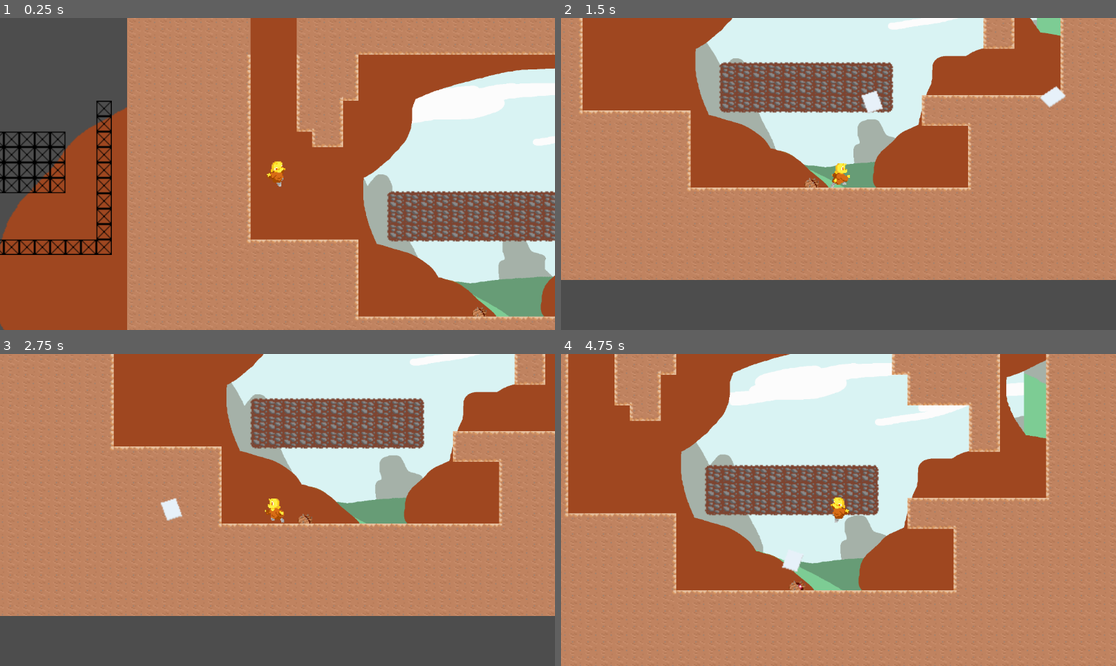
Above: before the commit, frames 1-4 (two rows, left to right).
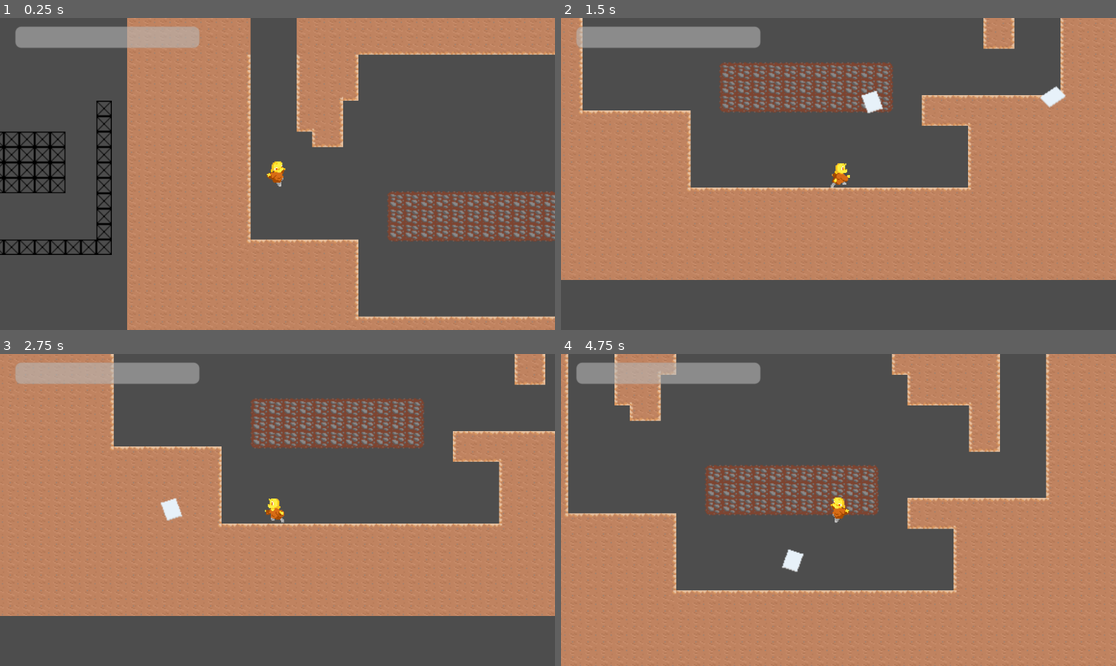
Above: after the commit, the same moments.

Repository: SephyTCD/MetroidVania
Game: Godot game, scene res://Map.tscn
The game is run twice, just before and just after one commit, with the same random seed, the same clock (stepped at 60 frames per second) and the same inputs. The engine's default icon, where the game draws it, is replaced by a stand-in: a white triangle on a blue panel in a dark square.
Inputs:
- Up to frame 1 (0.25 s): no input
- Up to frame 2 (1.5 s): hold Right (ui_right) from 0.53 s (still down); tap X (shoot) at 0.6, 1.35 s; tap Z (jump) at 0.77 s
- Up to frame 3 (2.75 s): tap Z (jump) at 1.52 s; release Right (ui_right) at 2.03 s; hold Left (ui_left) from 2.03 s (still down); hold Shift (wallRun) from 2.03 s (still down); tap X (shoot) at 2.3 s
- Up to frame 4 (4.75 s): release Left (ui_left) at 2.78 s; release Shift (wallRun) at 2.78 s; hold Right (ui_right) 2.78-4.28 s; tap X (shoot) at 2.85, 3.6, 4.55 s; tap Z (jump) at 3.02, 3.77, 4.52 s; hold Left (ui_left) from 4.28 s (still down); tap Shift (wallRun) at 4.35 s

The runs differ from the first frame. In frame 1, 49% of the frame differs, in the area x 0-100%, y 0-100%; in frame 2, 31%; in frame 3, 30%; in frame 4, 45%.

Commit message:
Health bar system WIP and re-organized project files

Diff:
--- a/Map.tscn
+++ b/Map.tscn
@@ -1,30 +1,31 @@
-[gd_scene load_steps=53 format=3 uid="uid://b8prbppycg8dh"]
-
-[ext_resource type="Texture2D" uid="uid://cdq38mn13u7w0" path="res://assets/tile.png" id="1_3j5l6"]
-[ext_resource type="Texture2D" uid="uid://cnrr0xl4r6wco" path="res://assets/pathBLcorner.png" id="2_13p5e"]
+[gd_scene load_steps=54 format=3 uid="uid://b8prbppycg8dh"]
+
+[ext_resource type="Texture2D" uid="uid://cdq38mn13u7w0" path="res://Assets/Misc/tile.png" id="1_3j5l6"]
+[ext_resource type="Texture2D" uid="uid://cnrr0xl4r6wco" path="res://Assets/Environment/pathBLcorner.png" id="2_13p5e"]
 [ext_resource type="PackedScene" uid="uid://ycictb4iya0a" path="res://Player.tscn" id="2_q1q7t"]
 [ext_resource type="PackedScene" uid="uid://brdi6syqyxlit" path="res://basic_enemy.tscn" id="3_7pbne"]
-[ext_resource type="Texture2D" uid="uid://b5laabtwqohgy" path="res://assets/pathbottom.png" id="3_e51qv"]
-[ext_resource type="Texture2D" uid="uid://qweimvxdyyhh" path="res://assets/pathBRcorner.png" id="4_k3k0v"]
-[ext_resource type="Texture2D" uid="uid://ci3lnurdich6i" path="res://assets/pathPBLcorner.png" id="5_4ssle"]
-[ext_resource type="Texture2D" uid="uid://chxtv44oke3nv" path="res://assets/pathPBRcorner.png" id="6_16teg"]
-[ext_resource type="Texture2D" uid="uid://dyl17cj1bohxp" path="res://assets/pathPcorner.png" id="7_rotq0"]
-[ext_resource type="Texture2D" uid="uid://c7qp0vkinjepi" path="res://assets/pathPTRcorner.png" id="8_npaqo"]
-[ext_resource type="Texture2D" uid="uid://b7xrcldeihbym" path="res://assets/pathRside.png" id="9_vdbe4"]
-[ext_resource type="Texture2D" uid="uid://db3dlroeg5l8l" path="res://assets/pathTLcorner.png" id="10_iivfg"]
-[ext_resource type="Texture2D" uid="uid://cn3mbc41m4e0l" path="res://assets/pathtop.png" id="11_cqsh3"]
-[ext_resource type="Texture2D" uid="uid://cfbvknlwo6toe" path="res://assets/pathTRcorner.png" id="12_l2njc"]
-[ext_resource type="Texture2D" uid="uid://ddidhea2xsgsd" path="res://assets/rundirt.png" id="13_n4gqx"]
-[ext_resource type="Texture2D" uid="uid://bepygj6r7f35a" path="res://assets/pathLside.png" id="14_htd0v"]
-[ext_resource type="Texture2D" uid="uid://ccswdmjetk8af" path="res://assets/rundirtB.png" id="15_hwxr0"]
-[ext_resource type="Texture2D" uid="uid://ds4w07rfwunke" path="res://assets/rundirtL.png" id="16_nrf45"]
-[ext_resource type="Texture2D" uid="uid://gtp023r4202b" path="res://assets/rundirtR.png" id="17_3hrkw"]
-[ext_resource type="Texture2D" uid="uid://dc4831keovacm" path="res://assets/rundirtT.png" id="18_ng7fa"]
-[ext_resource type="Texture2D" uid="uid://de62x3drsqrtm" path="res://assets/dirt.png" id="19_vwby2"]
-[ext_resource type="Texture2D" uid="uid://bclyo8jvc273f" path="res://assets/background.png" id="22_ylgle"]
-[ext_resource type="Texture2D" uid="uid://c5tf0r5u45bbb" path="res://assets/backgroundB.png" id="23_anbtc"]
-[ext_resource type="Script" path="res://EnemyL.gd" id="24_4vx4a"]
+[ext_resource type="Texture2D" uid="uid://b5laabtwqohgy" path="res://Assets/Environment/pathbottom.png" id="3_e51qv"]
+[ext_resource type="Texture2D" uid="uid://qweimvxdyyhh" path="res://Assets/Environment/pathBRcorner.png" id="4_k3k0v"]
+[ext_resource type="Texture2D" uid="uid://ci3lnurdich6i" path="res://Assets/Environment/pathPBLcorner.png" id="5_4ssle"]
+[ext_resource type="Texture2D" uid="uid://chxtv44oke3nv" path="res://Assets/Environment/pathPBRcorner.png" id="6_16teg"]
+[ext_resource type="Texture2D" uid="uid://dyl17cj1bohxp" path="res://Assets/Environment/pathPcorner.png" id="7_rotq0"]
+[ext_resource type="Texture2D" uid="uid://c7qp0vkinjepi" path="res://Assets/Environment/pathPTRcorner.png" id="8_npaqo"]
+[ext_resource type="Texture2D" uid="uid://b7xrcldeihbym" path="res://Assets/Environment/pathRside.png" id="9_vdbe4"]
+[ext_resource type="Texture2D" uid="uid://db3dlroeg5l8l" path="res://Assets/Environment/pathTLcorner.png" id="10_iivfg"]
+[ext_resource type="Texture2D" uid="uid://cn3mbc41m4e0l" path="res://Assets/Environment/pathtop.png" id="11_cqsh3"]
+[ext_resource type="Texture2D" uid="uid://cfbvknlwo6toe" path="res://Assets/Environment/pathTRcorner.png" id="12_l2njc"]
+[ext_resource type="Texture2D" uid="uid://ddidhea2xsgsd" path="res://Assets/Environment/rundirt.png" id="13_n4gqx"]
+[ext_resource type="Texture2D" uid="uid://bepygj6r7f35a" path="res://Assets/Environment/pathLside.png" id="14_htd0v"]
+[ext_resource type="Texture2D" uid="uid://ccswdmjetk8af" path="res://Assets/Environment/rundirtB.png" id="15_hwxr0"]
+[ext_resource type="Texture2D" uid="uid://ds4w07rfwunke" path="res://Assets/Environment/rundirtL.png" id="16_nrf45"]
+[ext_resource type="Texture2D" uid="uid://gtp023r4202b" path="res://Assets/Environment/rundirtR.png" id="17_3hrkw"]
+[ext_resource type="Texture2D" uid="uid://dc4831keovacm" path="res://Assets/Environment/rundirtT.png" id="18_ng7fa"]
+[ext_resource type="Texture2D" uid="uid://de62x3drsqrtm" path="res://Assets/Environment/dirt.png" id="19_vwby2"]
+[ext_resource type="Texture2D" uid="uid://bclyo8jvc273f" path="res://Assets/Background/background.png" id="22_ylgle"]
+[ext_resource type="Texture2D" uid="uid://c5tf0r5u45bbb" path="res://Assets/Background/backgroundB.png" id="23_anbtc"]
+[ext_resource type="Script" path="res://Scripts/EnemyL.gd" id="24_4vx4a"]
 [ext_resource type="Texture2D" uid="uid://bqki7w6ht8vto" path="res://icon.svg" id="25_aweld"]
+[ext_resource type="Script" path="res://Scripts/PlayerHealthbar.gd" id="26_v8heh"]
 
 [sub_resource type="TileSetAtlasSource" id="TileSetAtlasSource_juj8c"]
 texture = ExtResource("1_3j5l6")
@@ -209,10 +210,30 @@
 format = 2
 layer_0/tile_data = PackedInt32Array(196605, 20, 0, 196606, 19, 0, 196607, 18, 0, 131072, 0, 0, 131073, 0, 0, 131074, 3 …(60197 unchanged characters)…
 
-[node name="CharacterBody2D" parent="." instance=ExtResource("2_q1q7t")]
+[node name="Player" parent="." instance=ExtResource("2_q1q7t")]
 position = Vector2(364, -96)
 
+[node name="UI" type="Control" parent="Player"]
+layout_mode = 3
+anchors_preset = 0
+offset_left = -288.0
+offset_top = -162.0
+offset_right = 288.0
+offset_bottom = 162.0
+
+[node name="PlayerHealthBar" type="ProgressBar" parent="Player/UI"]
+layout_mode = 0
+offset_left = 16.0
+offset_top = 9.0
+offset_right = 207.0
+offset_bottom = 31.0
+step = 1.0
+value = 100.0
+show_percentage = false
+script = ExtResource("26_v8heh")
+
 [node name="Area2D" type="Area2D" parent="."]
+visible = false
 position = Vector2(-1, -48)
 
 [node name="CollisionShape2D" type="CollisionShape2D" parent="Area2D"]
@@ -232,32 +253,38 @@
 shape = SubResource("RectangleShape2D_5imso")
 
 [node name="Basic Enemy" parent="." instance=ExtResource("3_7pbne")]
+visible = false
 position = Vector2(574, 97)
 
 [node name="Background" type="Sprite2D" parent="."]
+visible = false
 show_behind_parent = true
 position = Vector2(596, -25)
 scale = Vector2(0.338, 0.278)
 texture = ExtResource("22_ylgle")
 
 [node name="Background2" type="Sprite2D" parent="."]
+visible = false
 show_behind_parent = true
 position = Vector2(1000.63, -103.125)
 scale = Vector2(0.49675, 0.24375)
 texture = ExtResource("22_ylgle")
 
 [node name="Background3" type="Sprite2D" parent="."]
+visible = false
 show_behind_parent = true
 position = Vector2(1181, -521.5)
 scale = Vector2(0.574, 0.599)
 texture = ExtResource("22_ylgle")
 
 [node name="Background4" type="Sprite2D" parent="."]
+visible = false
 show_behind_parent = true
 position = Vector2(-51, -365)
 texture = ExtResource("22_ylgle")
 
 [node name="ParallaxBackground" type="ParallaxBackground" parent="."]
+visible = false
 
 [node name="ParallaxLayer" type="ParallaxLayer" parent="ParallaxBackground"]
 motion_scale = Vector2(0.9, 0.9)
@@ -289,5 +316,8 @@
 scale = Vector2(0.251953, 0.267578)
 texture = ExtResource("25_aweld")
 
-[connection signal="body_entered" from="Area2D" to="CharacterBody2D" method="_on_area_2d_body_entered"]
-[connection signal="body_exited" from="Area2D" to="CharacterBody2D" method="_on_area_2d_body_exited"]
+[connection signal="playerDamaged" from="Player" to="Player/UI/PlayerHealthBar" method="_on_player_player_damaged"]
+[connection signal="playerHealed" from="Player" to="Player/UI/PlayerHealthBar" method="_on_player_player_healed"]
+[connection signal="updatePlayerHealthBar" from="Player" to="Player/UI/PlayerHealthBar" method="_on_player_update_player_health_bar"]
+[connection signal="body_entered" from="Area2D" to="Player" method="_on_area_2d_body_entered"]
+[connection signal="body_exited" from="Area2D" to="Player" method="_on_area_2d_body_exited"]
--- a/Player.tscn
+++ b/Player.tscn
@@ -1,7 +1,7 @@
 [gd_scene load_steps=13 format=3 uid="uid://ycictb4iya0a"]
 
-[ext_resource type="Script" path="res://Player.gd" id="1_pw1wo"]
-[ext_resource type="Texture2D" uid="uid://b4owgusmsp41m" path="res://assets/bokan.png" id="2_51mdt"]
+[ext_resource type="Script" path="res://Scripts/Player.gd" id="1_pw1wo"]
+[ext_resource type="Texture2D" uid="uid://b4owgusmsp41m" path="res://Assets/Bokan/bokan.png" id="2_51mdt"]
 
 [sub_resource type="RectangleShape2D" id="RectangleShape2D_v7imx"]
 size = Vector2(14, 28)
--- a/Player.gd
+++ b/Scripts/Player.gd
@@ -6,6 +6,7 @@
 #Hellooo Miranda here
 #God damn muthafuckin' yoig mastah
 #webhook test lmao
+#i'm here too
 
 #Movement
 var speed = 250.0
@@ -31,6 +32,16 @@
 var wallSlideGrav = 100
 var direction = 0
 
+#health
+var currentHealth = 0
+var maxHealth = 100
+signal playerDamaged(amount)
+signal playerHealed(amount)
+signal updatePlayerHealthBar(newValue)
+signal playerDied()
+
+@onready var playerHealthBar = get_node("UI/PlayerHealthBar")
+
 #projectile
 var bullet = preload("res://projectile.tscn")
 
@@ -39,6 +50,10 @@
 
 @onready var animations : AnimationPlayer = $AnimationPlayer
 @onready var sprite : Sprite2D = $Sprite2D
+
+# Called when the node enters the scene tree for the first time.
+func _ready():
+	currentHealth = maxHealth;
 
 func _on_area_2d_body_entered(body):
 	#print("test")
@@ -68,6 +83,37 @@
 			inst.speed *= -1
 			animations.play("paper_spin")
 			sprite.flip_h = true
+
+#health stuff
+#(going to add knockback later)
+func _take_damage(damageAmount):
+	currentHealth -= damageAmount
+
+	if currentHealth <= 0:
+		currentHealth = 0
+		_die()
+
+	playerDamaged.emit(damageAmount)
+	_update_player_health_bar()
+
+func _get_healed(healingAmount):
+	currentHealth += healingAmount
+
+	if currentHealth > maxHealth:
+		currentHealth = maxHealth
+
+	playerHealed.emit(healingAmount)
+	_update_player_health_bar()
+
+#does nothing yet, just resets the health
+func _die():
+	emit_signal("playerDied")
+
+	currentHealth = maxHealth;
+	_update_player_health_bar()
+
+func _update_player_health_bar():
+	updatePlayerHealthBar.emit(currentHealth)
 
 func _physics_process(delta):
 	# Add the gravity.
--- /dev/null
+++ b/Scripts/PlayerHealthbar.gd
@@ -0,0 +1,12 @@
+extends ProgressBar
+
+@onready var player = get_node("Player")
+
+func _on_player_player_damaged(amount):
+	value -= amount
+
+func _on_player_player_healed(amount):
+	value += amount
+
+func _on_player_update_player_health_bar(newValue):
+	value = newValue
--- a/basic_enemy.tscn
+++ b/basic_enemy.tscn
@@ -1,7 +1,7 @@
 [gd_scene load_steps=7 format=3 uid="uid://brdi6syqyxlit"]
 
-[ext_resource type="Script" path="res://basic_enemy.gd" id="1_b5clg"]
-[ext_resource type="Texture2D" uid="uid://cdakiu5pt5iti" path="res://assets/basicEnemy.png" id="1_w8nr4"]
+[ext_resource type="Script" path="res://Scripts/basic_enemy.gd" id="1_b5clg"]
+[ext_resource type="Texture2D" uid="uid://cdakiu5pt5iti" path="res://Assets/Enemy/basicEnemy.png" id="1_w8nr4"]
 
 [sub_resource type="RectangleShape2D" id="RectangleShape2D_q4n7g"]
 size = Vector2(15, 10)
--- a/projectile.tscn
+++ b/projectile.tscn
@@ -1,7 +1,7 @@
 [gd_scene load_steps=6 format=3 uid="uid://ber2o1es0xdk5"]
 
-[ext_resource type="Script" path="res://projectile.gd" id="1_m5aye"]
-[ext_resource type="Texture2D" uid="uid://bliesmr6xocge" path="res://assets/paper.png" id="2_yvctb"]
+[ext_resource type="Script" path="res://Scripts/projectile.gd" id="1_m5aye"]
+[ext_resource type="Texture2D" uid="uid://bliesmr6xocge" path="res://Assets/Misc/paper.png" id="2_yvctb"]
 
 [sub_resource type="Animation" id="Animation_acyeo"]
 length = 0.001
Renamed: assets/background.png -> Assets/Background/background.png
Not shown, changed: Assets/Background/background.png.import
Renamed: assets/backgroundB.png -> Assets/Background/backgroundB.png
Not shown, changed: Assets/Background/backgroundB.png.import
Renamed: assets/bokan.png -> Assets/Bokan/bokan.png
Not shown, changed: Assets/Bokan/bokan.png.import
Renamed: assets/basicEnemy.png -> Assets/Enemy/basicEnemy.png
Not shown, changed: Assets/Enemy/basicEnemy.png.import
Renamed: assets/dirt.png -> Assets/Environment/dirt.png
Not shown, changed: Assets/Environment/dirt.png.import
Renamed: assets/pathBLcorner.png -> Assets/Environment/pathBLcorner.png
Not shown, changed: Assets/Environment/pathBLcorner.png.import
(and 41 more such lines)
